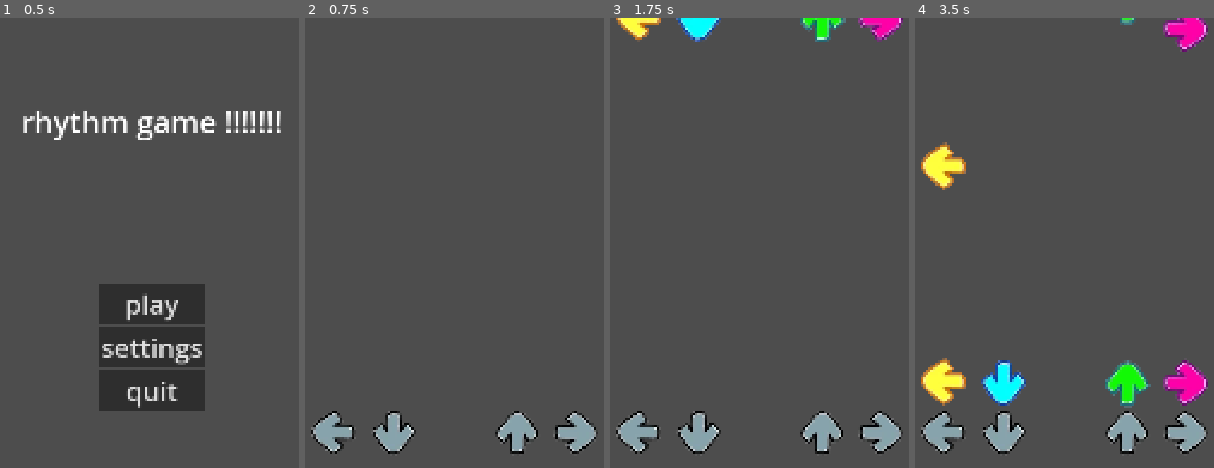
Above: before the commit, frames 1-4 (left to right).
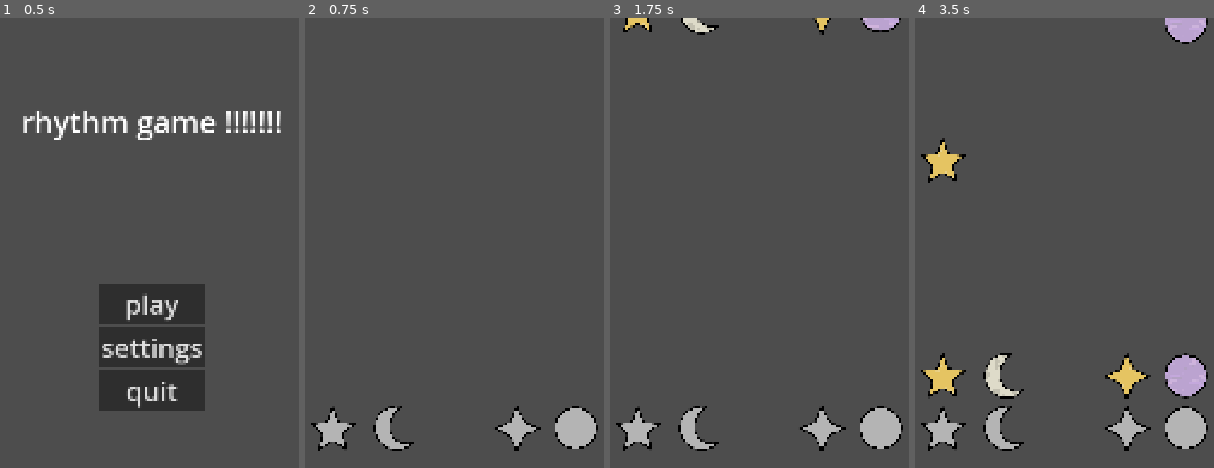
Above: after the commit, the same moments.

Repository: phantypengy/spruce-game
Game: Godot game, scene res://scenes/main_menu.tscn
Same seed, same stepped clock (60 frames per second), same inputs: the game is played once before the commit and once after it.
Inputs:
- Up to frame 1 (0.5 s): no input
- Up to frame 2 (0.75 s): click "play" at 0.5 s
- Up to frame 3 (1.75 s): tap Enter at 1.25 s
- Up to frame 4 (3.5 s): no input

Frame 1 is identical in both runs. In frame 2, 3.7% of the frame differs, in the area x 2-98%, y 86-97%; in frame 3, 5.7%; in frame 4, 10%, in the area x 2-98%, y 0-97%.

Commit message:
fix: now uses new icons

Diff:
--- a/scenes/falling_keys.tscn
+++ b/scenes/falling_keys.tscn
@@ -1,14 +1,15 @@
 [gd_scene format=3 uid="uid://cwkrng5mojjf1"]
 
-[ext_resource type="Texture2D" uid="uid://db6clowlx46bq" path="res://assets/arrows.webp" id="1_m5rbe"]
+[ext_resource type="Texture2D" uid="uid://i5u1ywsv6247" path="res://assets/iconsfix.png" id="1_m5rbe"]
 [ext_resource type="Script" uid="uid://bqjwl2djyy5cp" path="res://scripts/falling_keys.gd" id="2_m5rbe"]
 
 [node name="Falling_Keys" type="Sprite2D" unique_id=1834223705]
 position = Vector2(1.5, 3)
-scale = Vector2(2.0517242, 2.0833333)
+scale = Vector2(0.2, 0.2)
 texture = ExtResource("1_m5rbe")
 hframes = 4
 vframes = 3
+frame = 4
 script = ExtResource("2_m5rbe")
 
 [node name="Timer" type="Timer" parent="." unique_id=1583636228]
--- a/scenes/key_listener.tscn
+++ b/scenes/key_listener.tscn
@@ -1,10 +1,10 @@
 [gd_scene format=3 uid="uid://g31ldprdbtig"]
 
-[ext_resource type="Texture2D" uid="uid://db6clowlx46bq" path="res://assets/arrows.webp" id="1_64e6d"]
+[ext_resource type="Texture2D" uid="uid://i5u1ywsv6247" path="res://assets/iconsfix.png" id="1_64e6d"]
 [ext_resource type="Script" uid="uid://b40yv0jd647ab" path="res://scripts/key_listener.gd" id="2_64e6d"]
 
 [node name="Key_Listener" type="Sprite2D" unique_id=928100599]
-scale = Vector2(2, 2)
+scale = Vector2(0.2, 0.2)
 texture = ExtResource("1_64e6d")
 hframes = 4
 vframes = 3
--- /dev/null
+++ b/scripts/score_handler.gd
@@ -0,0 +1,13 @@
+extends Node2D
+
+var score = 0
+
+# Called when the node enters the scene tree for the first time.
+func _ready() -> void:
+	print(name)
+
+
+# Called every frame. 'delta' is the elapsed time since the previous frame.
+func _process(delta: float) -> void:
+	#$Label.text = "Score: " + str(score)
+	pass
Not shown, added: scripts/score_handler.gd.uid
